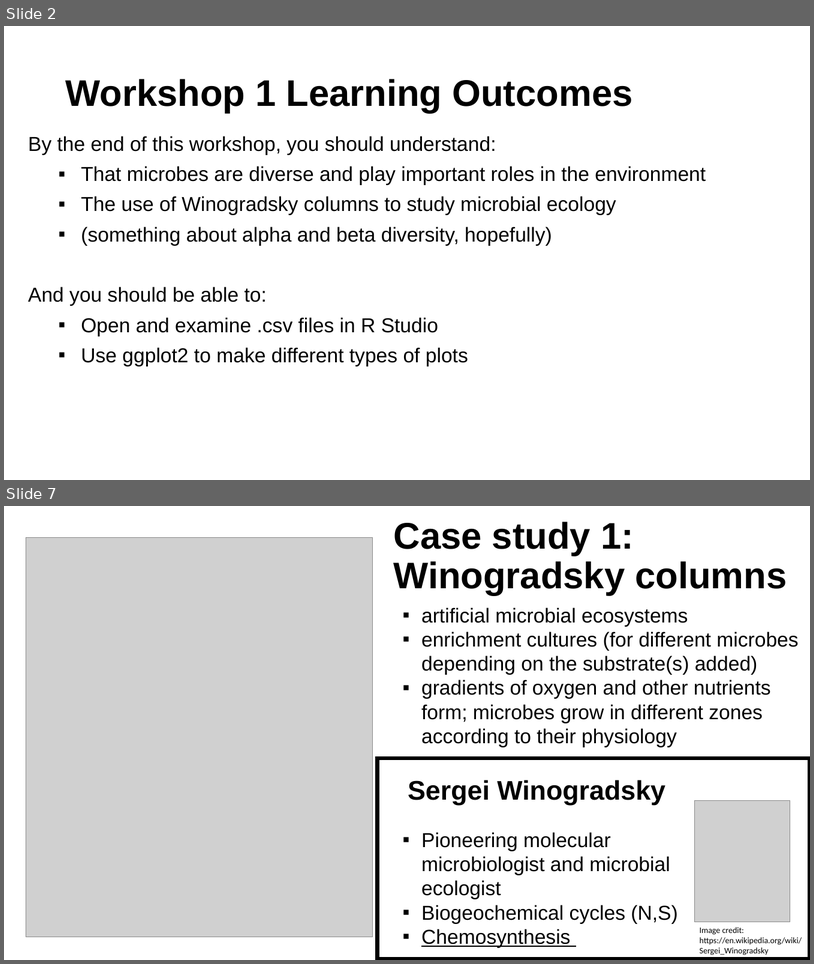
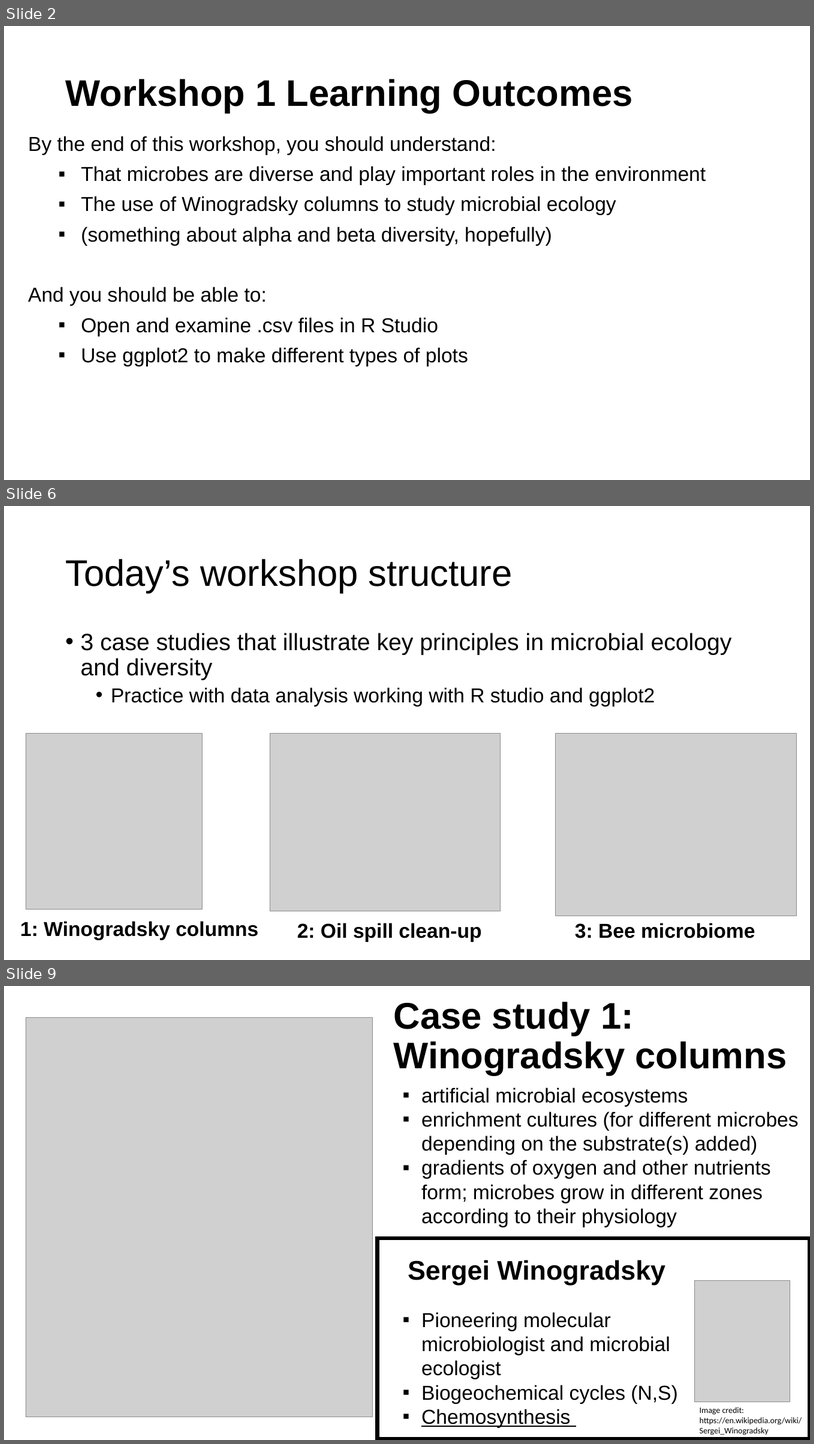
Before and after one commit to mafeeney/BM211, a slide deck: workshop1/BM211 workshop 1 2024.pptx. Shown one above the other, each under a label of ours: slides 2 and 7 before the commit, slides 2, 6 and 9 after it; the slides between them are not shown. The pictures are 814x964 and 814x1444 pixels, drawn with LibreOffice and Linux fonts; fonts in the diff are those of the drawing; grey boxes stand for pictures. Boxes give left, top, right and bottom in pixels: in the first picture for what was removed or moved away, otherwise in the second. Text is boxed around its words. In the diff, an @@ line names an element or a change of style, - is before the commit and + after.

Commit message:
update to workshop 1

```diff
--- a/workshop1/BM211 workshop 1 2024.pptx
+++ b/workshop1/BM211 workshop 1 2024.pptx
@@ slide 6 added at (x1=4, y1=506, x2=810, y2=960), background #FFFFFF @@
@@ title added at (x1=65, y1=559, x2=512, y2=593), 44 pt, text #000000 @@
+Today’s workshop structure
@@ text added at (x1=81, y1=633, x2=732, y2=706), 28 pt, text #000000 @@
+• 3 case studies that illustrate key principles in microbial ecology and diversity
+  • Practice with data analysis working with R studio and ggplot2
@@ picture added at (x1=26, y1=733, x2=203, y2=909) @@
@@ picture added at (x1=270, y1=733, x2=500, y2=911) @@
@@ picture added at (x1=556, y1=733, x2=797, y2=915) @@
@@ text added at (x1=20, y1=921, x2=258, y2=940), 24 pt, text #000000, bold @@
+1: Winogradsky columns
@@ text added at (x1=297, y1=922, x2=482, y2=942), 24 pt, text #000000, bold @@
+2: Oil spill clean-up
@@ text added at (x1=575, y1=922, x2=755, y2=938), 24 pt, text #000000, bold @@
+3: Bee microbiome
@@ what was slide 7 is now slide 9 @@
```
Also in this commit, not shown: 4 slides changed, 2 other slides added, 1 slide removed, 1 other file.
